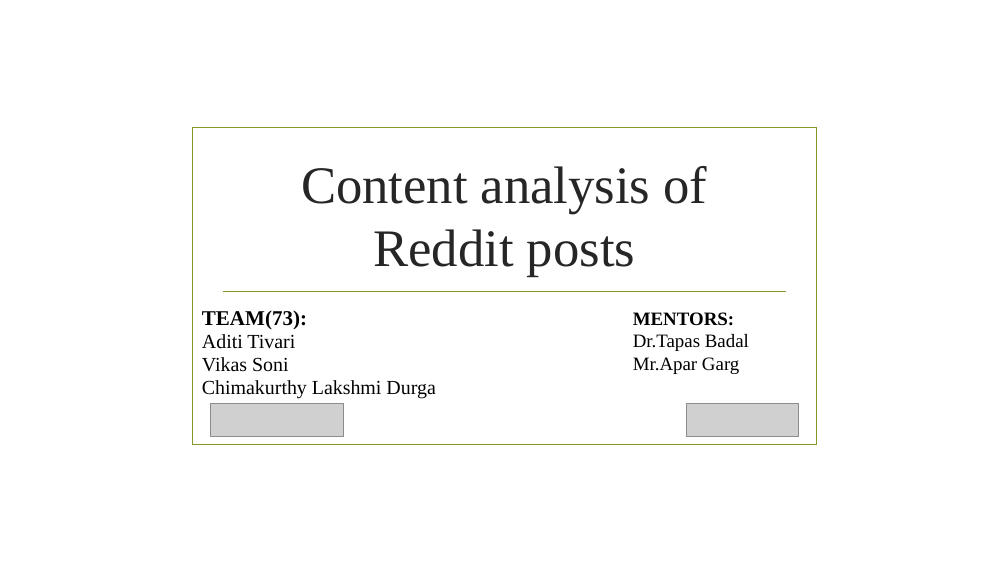
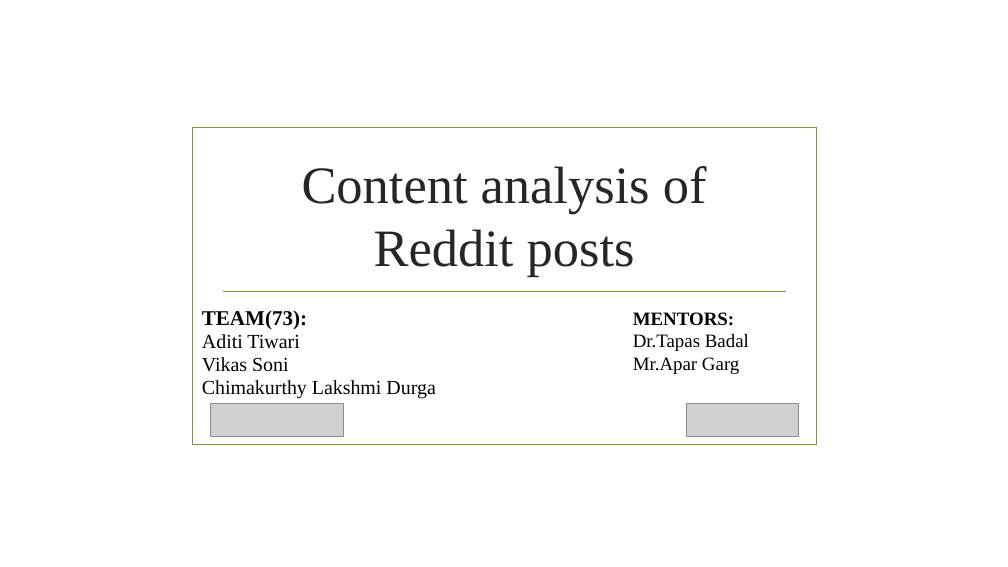
Before and after one commit to aditi721999/REDDIT_leadingIndiaAI, a slide deck: slide 1 of Team_73.pptx. Drawn at 1008x567 pixels with LibreOffice and Linux fonts; fonts in the diff are those of the drawing; grey boxes stand for pictures; background and template pictures are left out. Boxes give left, top, right and bottom in pixels: in the first picture for what was removed or moved away, otherwise in the second. Text is boxed around its words. In the diff, an @@ line names an element or a change of style, - is before the commit and + after.

```diff
--- a/Team_73.pptx
+++ b/Team_73.pptx
@@ subtitle at bbox=[202, 334, 299, 349]: text changed @@
-Aditi Tivari
+Aditi Tiwari
```
Also in this commit, not shown: 1 other file.
